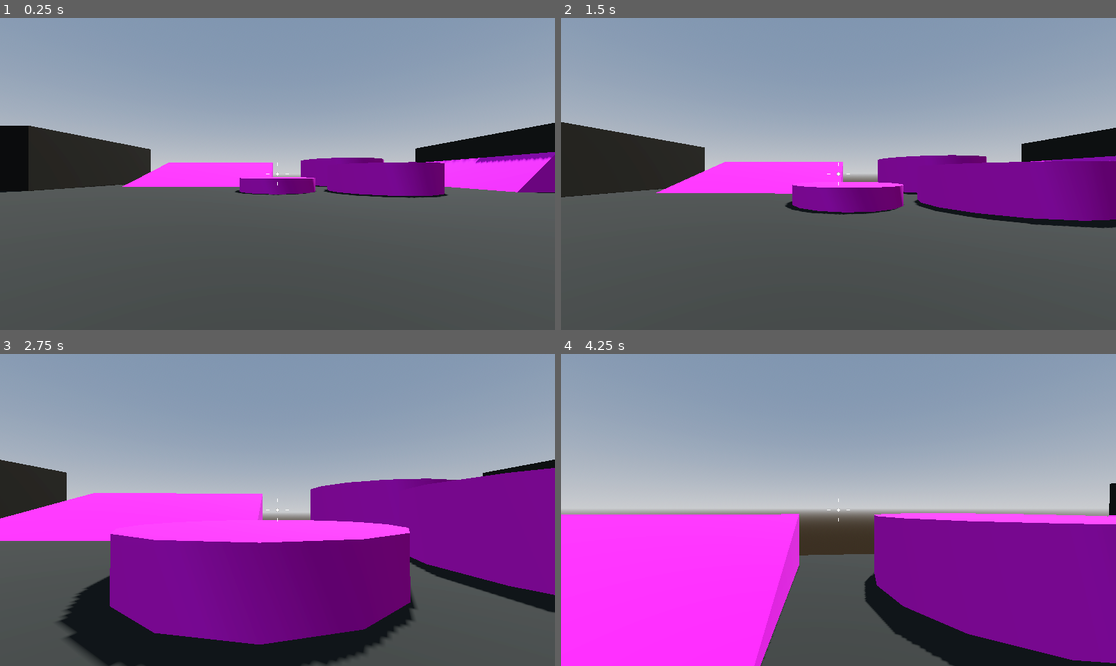
Above: before the commit, frames 1-4 (two rows, left to right).
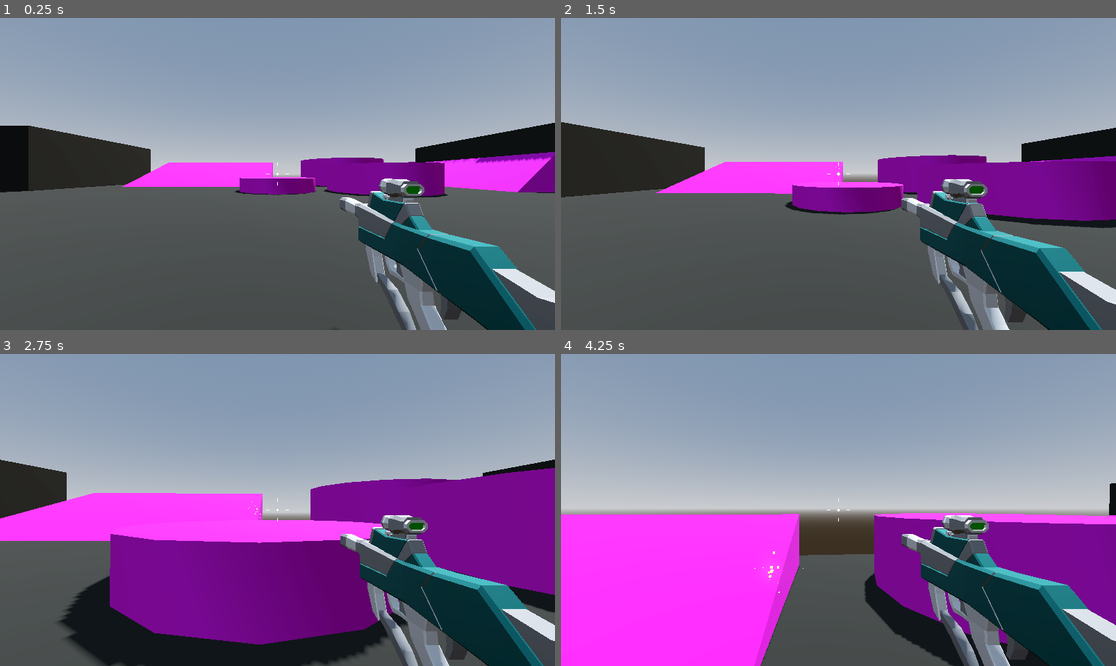
Above: after the commit, the same moments.

Repository: uj404/RoboRampage_FPSGodot
Game: Godot game, scene res://Levels/SandBox.tscn
Two runs of this game, one before a commit and one after it. Both use one fixed random seed, a clock stepped at 60 frames per second and the inputs below.
Inputs (mouse positions are in pixels of both pictures, inside the frame that each line leads up to):
- Up to frame 1 (0.25 s): no input
- Up to frame 2 (1.5 s): tap Enter at 0.5 s; move the mouse to (866, 174) at 0.52 s; press the mouse at (866, 174) at 0.53 s; hold W (move_forward) from 0.53 s (still down); tap Space (jump) at 0.77 s; move the mouse to (810, 174) at 1.27 s; release the mouse at (810, 174) at 1.28 s; click (810, 174) at 1.35 s
- Up to frame 3 (2.75 s): keep holding W (move_forward); tap Space (jump) at 1.52 s; move the mouse to (288, 503) at 2.02 s; press the mouse at (288, 503) at 2.03 s
- Up to frame 4 (4.25 s): keep holding W (move_forward); move the mouse to (832, 516) at 2.77 s; release the mouse at (832, 516) at 2.78 s; click (832, 516) at 2.85 s; tap Space (jump) at 3.02, 3.77 s; move the mouse to (877, 513) at 3.52 s; press the mouse at (877, 513) at 3.53 s

The runs differ from the first frame. In frame 1, 8.0% of the frame differs, in the area x 61-100%, y 51-100%; in frame 2, 8.4%; in frame 3, 9.1%; in frame 4, 9.7%, in the area x 34-100%, y 51-100%.

Commit message:
arming the player, recoil, raycast, damage, particles

Diff:
--- a/Enemy/enemy.gd
+++ b/Enemy/enemy.gd
@@ -1,8 +1,12 @@
 extends CharacterBody3D
-
+class_name Enemy
 
 const SPEED = 5.0
 const JUMP_VELOCITY = 4.5
+
+@export var max_hitpoints := 100
+@export var attack_range := 1.5
+@export var attack_damage := 20
 
 @onready var navigation_agent_3d: NavigationAgent3D = $NavigationAgent3D
 @onready var animation_player: AnimationPlayer = $AnimationPlayer
@@ -10,8 +14,13 @@
 var player
 var provoked := false
 var aggro_range := 12.0
-
-@export var attack_range = 1.5
+var hitpoints : int = max_hitpoints:
+	set(value):
+		hitpoints = value
+		print(hitpoints)
+		if hitpoints <= 0:
+			queue_free()
+		provoked = true
 
 func _ready() -> void:
 	player = get_tree().get_first_node_in_group("player")
@@ -55,3 +64,4 @@
 
 func attack() -> void:
 	print("Enemy Attack!")
+	player.hitpoints -= attack_damage
--- a/Player/player.gd
+++ b/Player/player.gd
@@ -1,13 +1,19 @@
 extends CharacterBody3D
-
 
 const SPEED = 5.0
 
 @export var jump_height: float = 1.0
 @export var fall_multiplier: float = 2.5
+@export var max_hitpoints: int = 100
 
+@onready var camera_pivot: Node3D = $CameraPivot
 var mouse_motion := Vector2.ZERO
-@onready var camera_pivot: Node3D = $CameraPivot
+var hitpoints : int = max_hitpoints:
+	set(value):
+		hitpoints = value
+		print(hitpoints)
+		if hitpoints <= 0 :
+			get_tree().quit()
 
 func _ready() -> void:
 	Input.mouse_mode = Input.MOUSE_MODE_CAPTURED
--- a/Player/player.tscn
+++ b/Player/player.tscn
@@ -3,6 +3,7 @@
 [ext_resource type="Script" uid="uid://bmbswpp1y34gq" path="res://Player/player.gd" id="1_l8h54"]
 [ext_resource type="Script" uid="uid://bux6rqbdmg53t" path="res://Player/SmoothCamera.gd" id="2_4ntmi"]
 [ext_resource type="Script" uid="uid://cs1mq2tbqkhsh" path="res://Player/crosshair.gd" id="3_btcbx"]
+[ext_resource type="PackedScene" uid="uid://0mecb5mbamv1" path="res://Weapons/SMG.tscn" id="3_gwnis"]
 
 [sub_resource type="CapsuleMesh" id="CapsuleMesh_hvfyp"]
 
@@ -25,6 +26,8 @@
 top_level = true
 script = ExtResource("2_4ntmi")
 
+[node name="SMG" parent="CameraPivot/SmoothCamera" unique_id=620903699 instance=ExtResource("3_gwnis")]
+
 [node name="CenterContainer" type="CenterContainer" parent="." unique_id=1844286387]
 anchors_preset = 15
 anchor_right = 1.0
--- /dev/null
+++ b/Weapons/SMG.tscn
@@ -0,0 +1,47 @@
+[gd_scene format=3 uid="uid://0mecb5mbamv1"]
+
+[ext_resource type="PackedScene" uid="uid://bguxms18cue54" path="res://Weapons/hitscan_weapon.tscn" id="1_hrtej"]
+[ext_resource type="PackedScene" uid="uid://8vwlffh8b580" path="res://Weapons/SMG.glb" id="2_ops1r"]
+
+[sub_resource type="StandardMaterial3D" id="StandardMaterial3D_ops1r"]
+emission_enabled = true
+emission = Color(1, 1, 1, 1)
+emission_energy_multiplier = 3.0
+
+[sub_resource type="Curve" id="Curve_ops1r"]
+_data = [Vector2(0, 1), 0.0, 0.0, 0, 0, Vector2(1, 0.006165147), 0.0, 0.0, 0, 0]
+point_count = 2
+
+[sub_resource type="CurveTexture" id="CurveTexture_i2xpi"]
+curve = SubResource("Curve_ops1r")
+
+[sub_resource type="ParticleProcessMaterial" id="ParticleProcessMaterial_ops1r"]
+direction = Vector3(0, 0, -1)
+spread = 5.0
+initial_velocity_min = 6.0
+initial_velocity_max = 8.0
+gravity = Vector3(0, 0, 0)
+scale_curve = SubResource("CurveTexture_i2xpi")
+
+[sub_resource type="BoxMesh" id="BoxMesh_ops1r"]
+size = Vector3(0.1, 0.1, 0.1)
+
+[node name="SMG" unique_id=620903699 node_paths=PackedStringArray("weapon_mesh", "muzzle_flash") instance=ExtResource("1_hrtej")]
+weapon_mesh = NodePath("SMG")
+muzzle_flash = NodePath("MuzzleFlash")
+
+[node name="SMG" parent="." index="1" unique_id=1226561809 instance=ExtResource("2_ops1r")]
+transform = Transform3D(1, 0, 0, 0, 1, 0, 0, 0, 1, 0.7, -0.35, -1)
+
+[node name="MuzzleFlash" type="GPUParticles3D" parent="." index="3" unique_id=955044557]
+transform = Transform3D(1, 0, 0, 0, 1, 0, 0, 0, 1, 0.7, -0.3, -2.13)
+material_override = SubResource("StandardMaterial3D_ops1r")
+cast_shadow = 0
+emitting = false
+lifetime = 0.06999999999999999
+one_shot = true
+explosiveness = 1.0
+fixed_fps = 60
+local_coords = true
+process_material = SubResource("ParticleProcessMaterial_ops1r")
+draw_pass_1 = SubResource("BoxMesh_ops1r")
--- /dev/null
+++ b/Weapons/hitscan_weapon.gd
@@ -0,0 +1,32 @@
+extends Node3D
+
+@export var fire_rate := 14.0
+@export var recoil := 0.05
+@export var weapon_mesh : Node3D
+@export var weapon_damage : = 15
+@export var muzzle_flash : GPUParticles3D
+@export var sparks: PackedScene
+
+@onready var cooldown_timer : Timer = $CooldownTimer
+@onready var weapon_position : Vector3 = weapon_mesh.position
+@onready var ray_cast_3d: RayCast3D = $RayCast3D
+
+# Called every frame. 'delta' is the elapsed time since the previous frame.
+func _process(delta: float) -> void:
+	if Input.is_action_pressed("fire"):
+		if cooldown_timer.is_stopped():
+			shoot()
+
+	weapon_mesh.position = weapon_mesh.position.lerp(weapon_position, delta * 10.0)
+
+func shoot() -> void:
+	muzzle_flash.restart()
+	cooldown_timer.start(1.0 / fire_rate)
+	var collider = ray_cast_3d.get_collider()
+	printt("weapon fired!", ray_cast_3d.get_collider())
+	weapon_mesh.position.z += recoil
+	if collider is Enemy:
+		collider.hitpoints -= weapon_damage
+	var spark = sparks.instantiate()
+	add_child(spark)
+	spark.global_position = ray_cast_3d.get_collision_point()
--- /dev/null
+++ b/Weapons/hitscan_weapon.tscn
@@ -0,0 +1,14 @@
+[gd_scene format=3 uid="uid://bguxms18cue54"]
+
+[ext_resource type="Script" uid="uid://ddi0qctxkb4xs" path="res://Weapons/hitscan_weapon.gd" id="1_ngl63"]
+[ext_resource type="PackedScene" uid="uid://k4kmigs1rsre" path="res://Weapons/sparks.tscn" id="2_08qe3"]
+
+[node name="HitscanWeapon" type="Node3D" unique_id=620903699]
+script = ExtResource("1_ngl63")
+sparks = ExtResource("2_08qe3")
+
+[node name="CooldownTimer" type="Timer" parent="." unique_id=540636194]
+one_shot = true
+
+[node name="RayCast3D" type="RayCast3D" parent="." unique_id=1161938415]
+target_position = Vector3(0, 0, -100)
--- /dev/null
+++ b/Weapons/sparks.tscn
@@ -0,0 +1,88 @@
+[gd_scene format=3 uid="uid://k4kmigs1rsre"]
+
+[sub_resource type="StandardMaterial3D" id="StandardMaterial3D_ph6ed"]
+emission_enabled = true
+emission = Color(1, 1, 0, 1)
+emission_energy_multiplier = 3.0
+
+[sub_resource type="Curve" id="Curve_ph6ed"]
+_data = [Vector2(0, 1), 0.0, 0.0, 0, 0, Vector2(1, 0), 0.0, 0.0, 0, 0]
+point_count = 2
+
+[sub_resource type="CurveTexture" id="CurveTexture_qm5by"]
+curve = SubResource("Curve_ph6ed")
+
+[sub_resource type="ParticleProcessMaterial" id="ParticleProcessMaterial_qm5by"]
+spread = 180.0
+initial_velocity_min = 1.0
+initial_velocity_max = 5.0
+scale_min = 0.5
+scale_curve = SubResource("CurveTexture_qm5by")
+
+[sub_resource type="BoxMesh" id="BoxMesh_6h8hx"]
+size = Vector3(0.1, 0.1, 0.1)
+
+[sub_resource type="Animation" id="Animation_qm5by"]
+length = 0.001
+tracks/0/type = "value"
+tracks/0/imported = false
+tracks/0/enabled = true
+tracks/0/path = NodePath(".:emitting")
+tracks/0/interp = 1
+tracks/0/loop_wrap = true
+tracks/0/keys = {
+"times": PackedFloat32Array(0),
+"transitions": PackedFloat32Array(1),
+"update": 1,
+"values": [false]
+}
+
+[sub_resource type="Animation" id="Animation_ph6ed"]
+resource_name = "Spark"
+tracks/0/type = "value"
+tracks/0/imported = false
+tracks/0/enabled = true
+tracks/0/path = NodePath(".:emitting")
+tracks/0/interp = 1
+tracks/0/loop_wrap = true
+tracks/0/keys = {
+"times": PackedFloat32Array(0),
+"transitions": PackedFloat32Array(1),
+"update": 1,
+"values": [true]
+}
+tracks/1/type = "method"
+tracks/1/imported = false
+tracks/1/enabled = true
+tracks/1/path = NodePath(".")
+tracks/1/interp = 1
+tracks/1/loop_wrap = true
+tracks/1/keys = {
+"times": PackedFloat32Array(1),
+"transitions": PackedFloat32Array(1),
+"values": [{
+"args": [],
+"method": &"queue_free"
+}]
+}
+
+[sub_resource type="AnimationLibrary" id="AnimationLibrary_qm5by"]
+_data = {
+&"RESET": SubResource("Animation_qm5by"),
+&"Spark": SubResource("Animation_ph6ed")
+}
+
+[node name="Sparks" type="GPUParticles3D" unique_id=1892619979]
+top_level = true
+material_override = SubResource("StandardMaterial3D_ph6ed")
+cast_shadow = 0
+emitting = false
+lifetime = 0.5
+one_shot = true
+explosiveness = 1.0
+process_material = SubResource("ParticleProcessMaterial_qm5by")
+draw_pass_1 = SubResource("BoxMesh_6h8hx")
+
+[node name="AnimationPlayer" type="AnimationPlayer" parent="." unique_id=201261090]
+libraries/ = SubResource("AnimationLibrary_qm5by")
+autoplay = &"Spark"
--- a/project.godot
+++ b/project.godot
@@ -47,6 +47,11 @@
 , Object(InputEventKey,"resource_local_to_scene":false,"resource_name":"","device":-1,"window_id":0,"alt_pressed":false …(182 unchanged characters)…
 ]
 }
+fire={
+"deadzone": 0.2,
+"events": [Object(InputEventMouseButton,"resource_local_to_scene":false,"resource_name":"","device":-1,"window_id":0,"alt_pressed":false,"shift_pressed":false,"ctrl_pressed":false,"meta_pressed":false,"button_mask":0,"position":Vector2(0, 0),"global_position":Vector2(0, 0),"factor":1.0,"button_index":1,"canceled":false,"pressed":false,"double_click":false,"script":null)
+]
+}
 
 [physics]
 
Binary file added: Weapons/SMG.glb
Not shown, added: Weapons/SMG.glb.import
Binary file added: Weapons/SMG_Palette-Colour.png
Not shown, added: Weapons/SMG_Palette-Colour.png.import
Not shown, added: Weapons/hitscan_weapon.gd.uid
